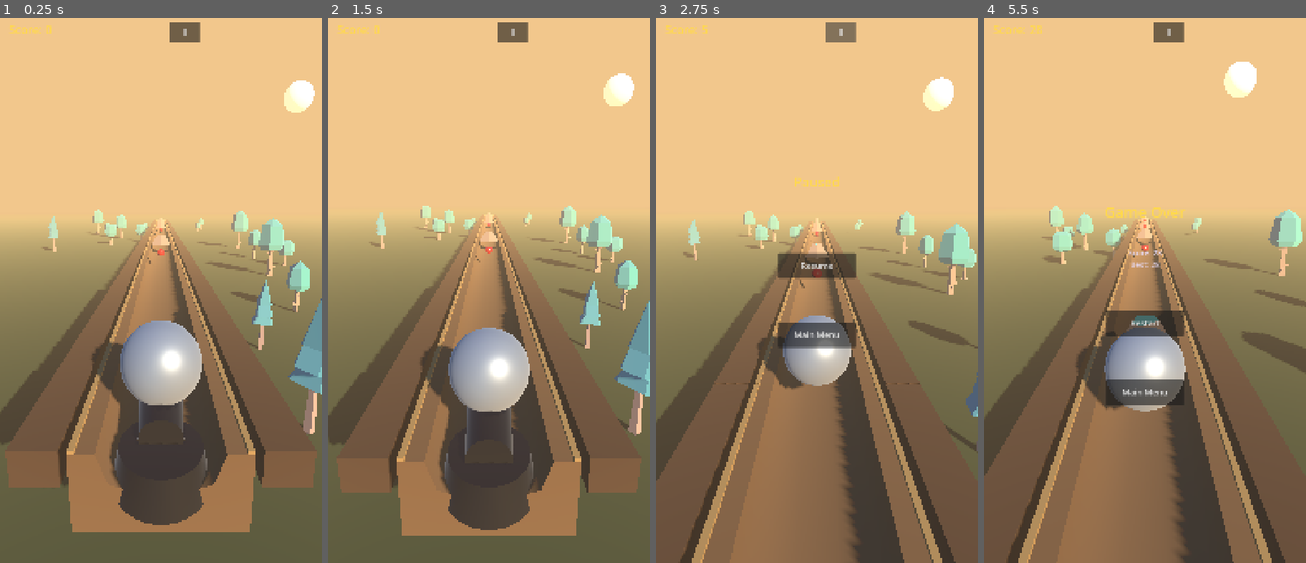
Above: before the commit, frames 1-4 (left to right).
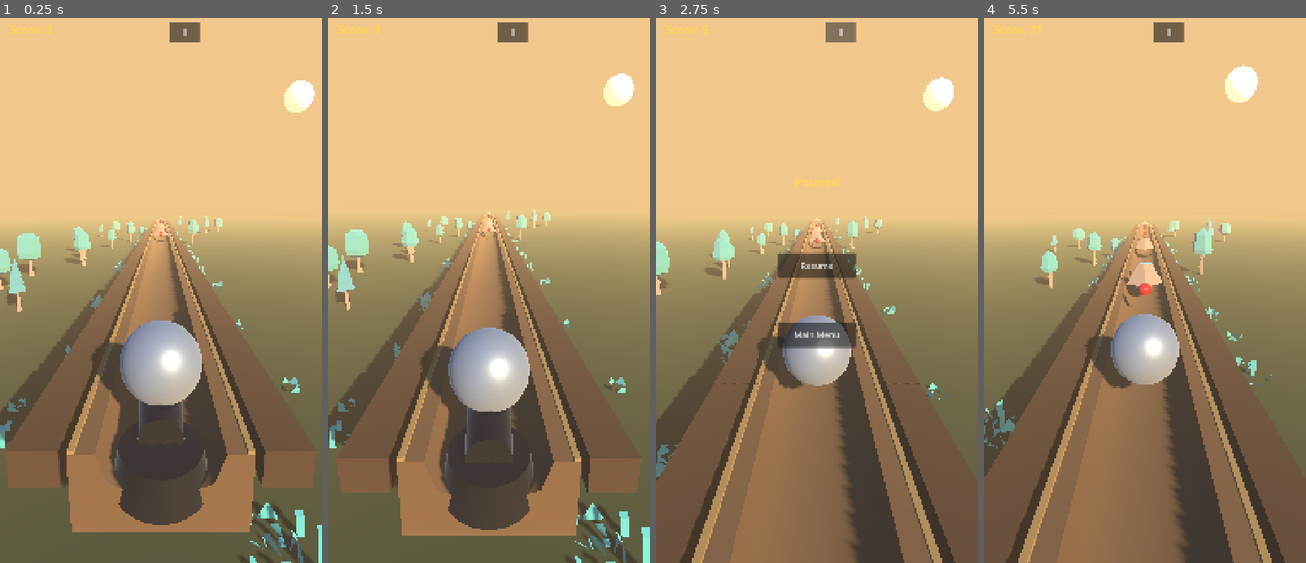
Above: after the commit, the same moments.

Repository: Ebrahassad/marble-rush
Game: Godot game, scene res://scenes/Main.tscn
The game is run twice, just before and just after one commit, with the same random seed, the same clock (stepped at 60 frames per second) and the same inputs. This scene is started directly instead of the project's main scene.
Inputs (mouse positions are in pixels of both pictures, inside the frame that each line leads up to):
- Up to frame 1 (0.25 s): no input
- Up to frame 2 (1.5 s): click "II" at 0.5 s; click "Resume" at 1.25 s
- Up to frame 3 (2.75 s): click "II" at 2 s
- Up to frame 4 (5.5 s): click "Resume" at 2.75 s; click "II" at 3.5 s; click "Resume" at 4.25 s; move the mouse to (1215, 246) at 5.02 s; click (1215, 246) at 5.17 s

The runs differ from the first frame. In frame 1, 6.6% of the frame differs, in the area x 0-100%, y 35-100%; in frame 2, 6.7%; in frame 3, 4.4%; in frame 4, 11%, in the area x 0-100%, y 1-100%.

Commit message:
Add scattered real grass tufts near the path edges for a lived-in forest feel, keeping the wide ground flat for performance

Diff:
--- a/scripts/track_manager.gd
+++ b/scripts/track_manager.gd
@@ -13,10 +13,15 @@
 	preload("res://assets/trees/tree_default.glb"),
 	preload("res://assets/trees/tree_oak.glb"),
 ]
+var grass_scenes: Array[PackedScene] = [
+	preload("res://assets/grass/grass.glb"),
+	preload("res://assets/grass/grass_leafs.glb"),
+]
 
 var ball: Node3D
 var active_pieces: Array[Node3D] = []
 var active_trees: Array[Node3D] = []
+var active_grass: Array[Node3D] = []
 var next_z: float = 0.0
 var piece_count: int = 0
 var pieces_since_obstacle: int = 999
@@ -45,6 +50,10 @@
 		var old_tree: Node3D = active_trees.pop_front()
 		old_tree.queue_free()
 
+	while active_grass.size() > 0 and active_grass[0].global_position.z - ball.global_position.z > piece_length * 25.0:
+		var old_grass: Node3D = active_grass.pop_front()
+		old_grass.queue_free()
+
 func _spawn_piece() -> void:
 	var piece: Node3D = track_piece_scene.instantiate()
 	add_child(piece)
@@ -68,8 +77,8 @@
 
 	if piece_count % 2 == 0:
 		var side: float = -1.0 if rng.randf() < 0.5 else 1.0
-		var chosen: PackedScene = tree_scenes[rng.randi_range(0, tree_scenes.size() - 1)]
-		var tree: Node3D = chosen.instantiate()
+		var chosen_tree: PackedScene = tree_scenes[rng.randi_range(0, tree_scenes.size() - 1)]
+		var tree: Node3D = chosen_tree.instantiate()
 		add_child(tree)
 		var x_offset: float = side * rng.randf_range(3.0, 14.0)
 		var scale_factor: float = rng.randf_range(1.5, 3.0)
@@ -78,4 +87,16 @@
 		tree.rotate_y(rng.randf_range(0.0, TAU))
 		active_trees.append(tree)
 
+	for k in range(2):
+		var g_side: float = -1.0 if rng.randf() < 0.5 else 1.0
+		var chosen_grass: PackedScene = grass_scenes[rng.randi_range(0, grass_scenes.size() - 1)]
+		var grass: Node3D = chosen_grass.instantiate()
+		add_child(grass)
+		var g_offset: float = g_side * rng.randf_range(1.6, 4.0)
+		var g_scale: float = rng.randf_range(2.0, 4.0)
+		grass.global_position = Vector3(g_offset, -1.2, next_z + rng.randf_range(-1.0, 1.0))
+		grass.scale = Vector3(g_scale, g_scale, g_scale)
+		grass.rotate_y(rng.randf_range(0.0, TAU))
+		active_grass.append(grass)
+
 	next_z -= piece_length
Binary file added: assets/grass/grass.glb
Binary file added: assets/grass/grass_leafs.glb
